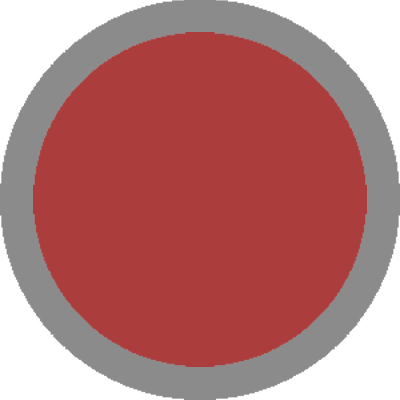
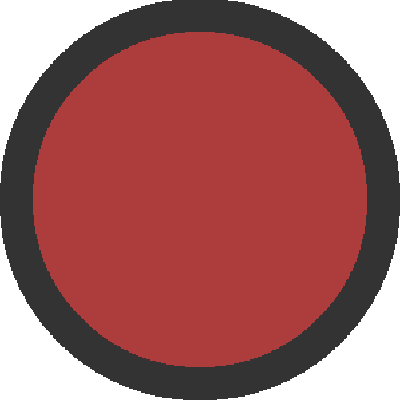
Layers edited between the first and the second 400x400 image:
hid "Layer 1", opacity 100% → 15%, moved it above "circle", painted on it over [33, 32, 367, 367]
painted on "red" over [33, 32, 367, 367]
painted on "circle" (3rd of 3) over [0, 0, 400, 400]
